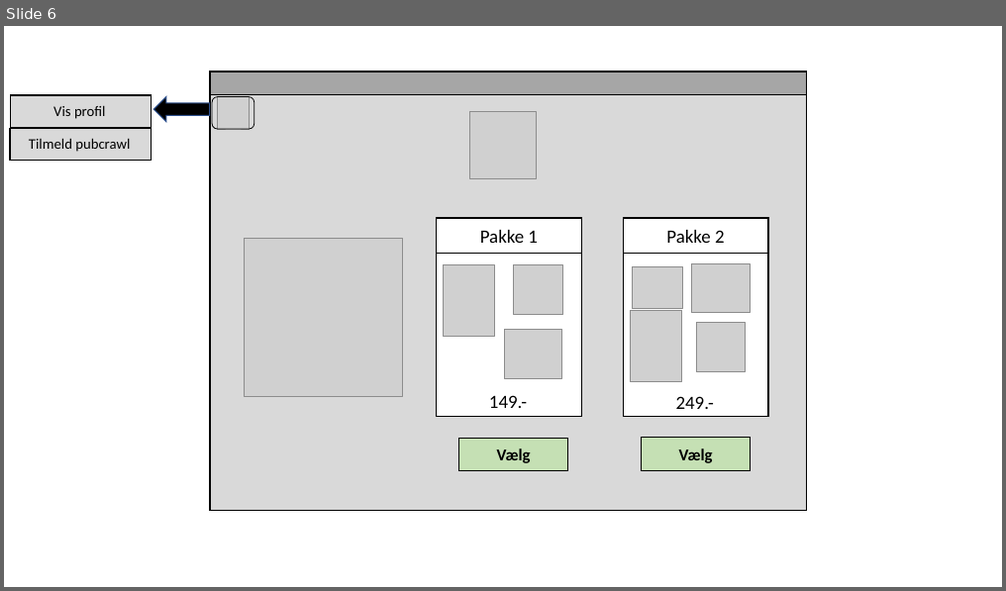
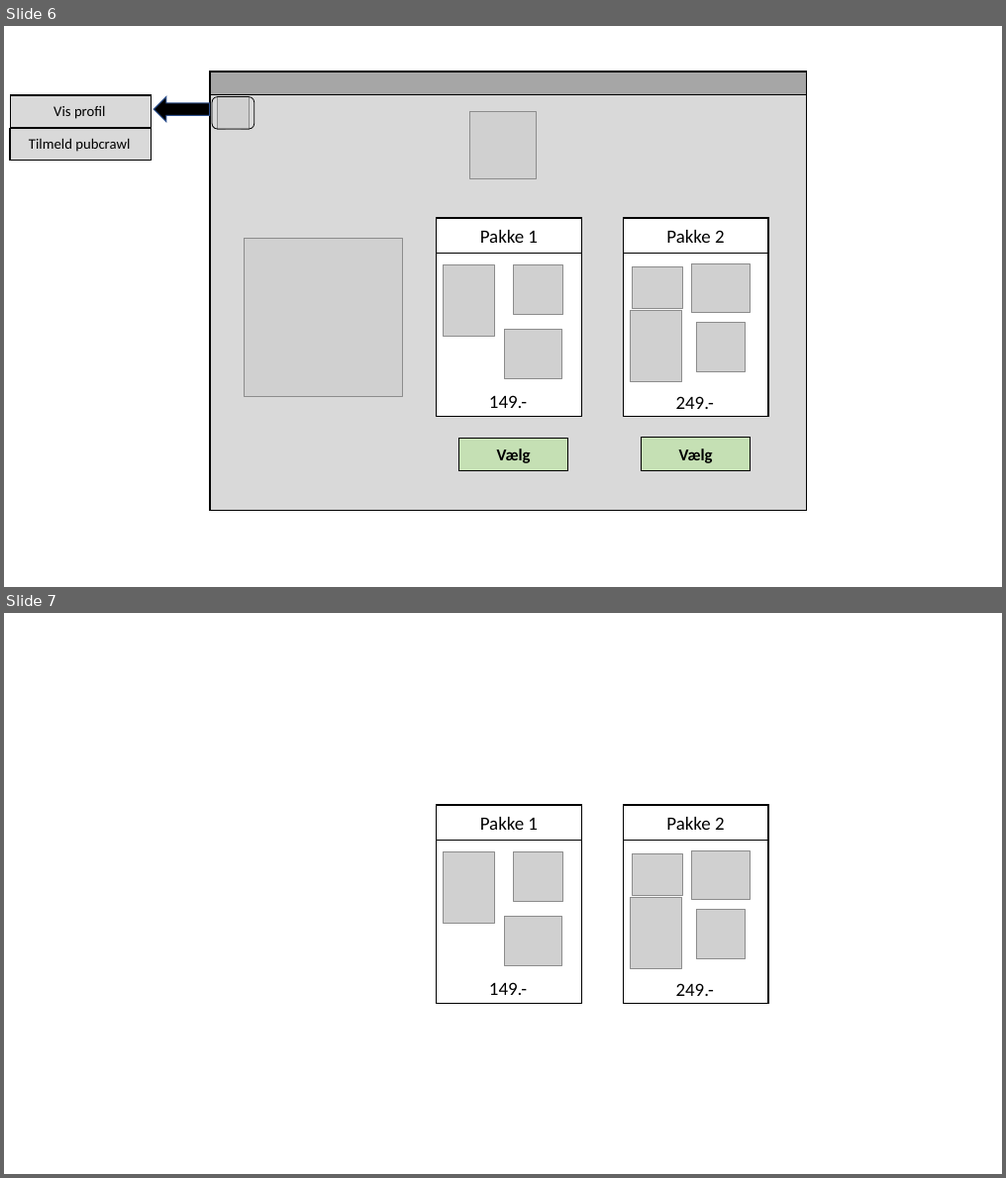
Before and after one commit to CityCrawl/CityCrawl, a slide deck: Diagrammer/CC-Web_design/CC_Web_Vinduer.pptx. Shown one above the other, each under a label of ours: slide 6 before the commit, slides 6 and 7 after it. The pictures are 1006x591 and 1006x1178 pixels, drawn with LibreOffice and Linux fonts; fonts in the diff are those of the drawing; grey boxes stand for pictures. Boxes give left, top, right and bottom in pixels: in the first picture for what was removed or moved away, otherwise in the second. Text is boxed around its words. In the diff, an @@ line names an element or a change of style, - is before the commit and + after.

Commit message:
opdatering af pakke billeder til WPF og Web

```diff
--- a/Diagrammer/CC-Web_design/CC_Web_Vinduer.pptx
+++ b/Diagrammer/CC-Web_design/CC_Web_Vinduer.pptx
@@ slide 7 added at [4,613,1002,1174], background #FFFFFF @@
@@ rectangle added at [437,805,582,1004], fill #FFFFFF, outline #000000 1 pt @@
@@ rectangle added at [437,805,582,841], fill #FFFFFF, outline #000000 1 pt, 18 pt, text #000000 @@
+Pakke 1
@@ rectangle added at [623,805,768,1004], fill #FFFFFF, outline #000000 1 pt @@
@@ rectangle added at [623,805,768,841], fill #FFFFFF, outline #000000 1 pt, 18 pt, text #000000 @@
+Pakke 2
@@ picture added at [444,853,495,924] @@
@@ picture added at [514,853,563,902] @@
@@ picture added at [632,854,682,896] @@
@@ picture added at [692,851,749,900] @@
@@ picture added at [631,897,682,968] @@
@@ picture added at [696,909,746,959] @@
@@ picture added at [505,917,562,965] @@
@@ text added at [489,982,527,995], 18 pt, text #000000 @@
+149.-
@@ text added at [676,983,714,996], 18 pt, text #000000 @@
+249.-
```
Also in this commit, not shown: 2 other files.
